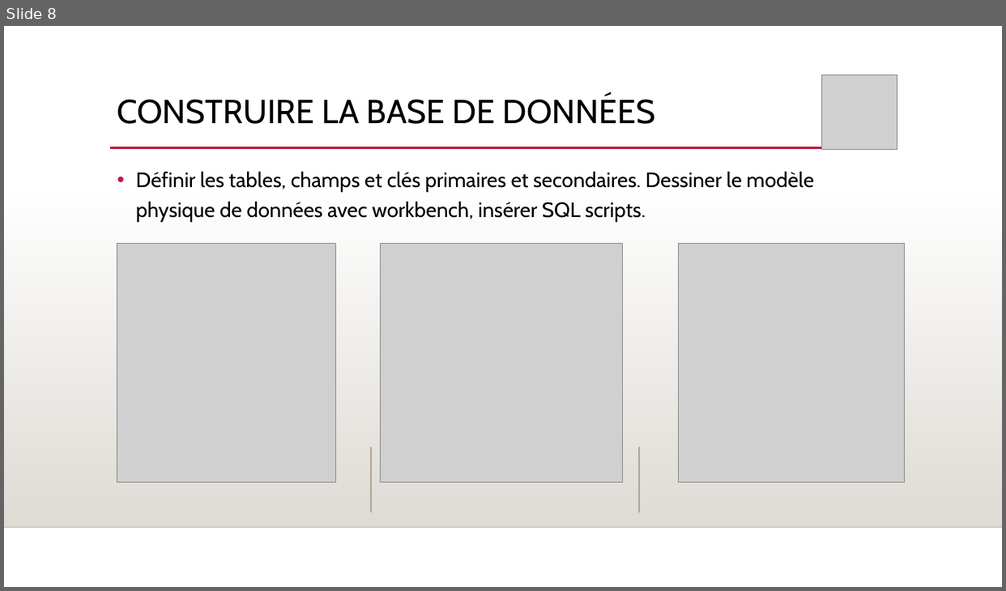
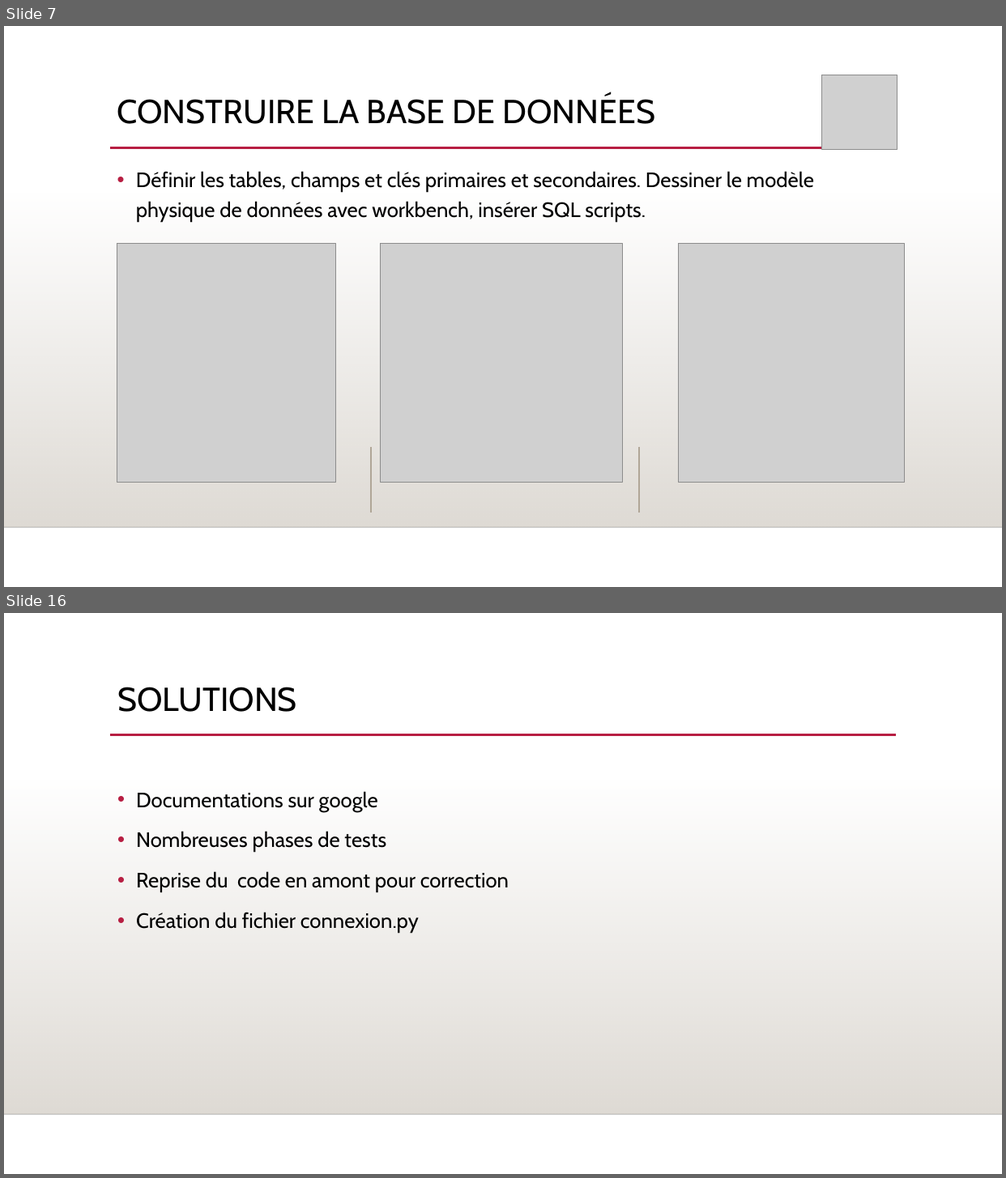
Before and after one commit to Goro-Majima/OpenFoodFacts, a slide deck: SLIDESHOW PROJECT 5.pptx. Shown one above the other, each under a label of ours: slide 8 before the commit, slides 7 and 16 after it; the slides between them are not shown. The pictures are 1006x591 and 1006x1178 pixels, drawn with LibreOffice and Linux fonts; fonts in the diff are those of the drawing; grey boxes stand for pictures; background and template pictures are left out. Boxes give left, top, right and bottom in pixels: in the first picture for what was removed or moved away, otherwise in the second. Text is boxed around its words. In the diff, an @@ line names an element or a change of style, - is before the commit and + after.

```diff
--- a/SLIDESHOW PROJECT 5.pptx
+++ b/SLIDESHOW PROJECT 5.pptx
@@ slide 16 added at (x1=4, y1=613, x2=1002, y2=1174), background picture (left out); not listed: 3 template elements that a slide beside it also shows @@
@@ title added at (x1=117, y1=687, x2=297, y2=712), 32 pt, text #000000 @@
+SOLUTIONS
@@ text added at (x1=136, y1=791, x2=509, y2=933), 20 pt, text #000000 @@
+• Documentations sur google
+• Nombreuses phases de tests
+• Reprise du code en amont pour correction
+• Création du fichier connexion.py
@@ what was slide 8 is now slide 7 @@
```
Also in this commit, not shown: 4 slides changed, 7 other slides added, 2 slides removed, 1 other file.
